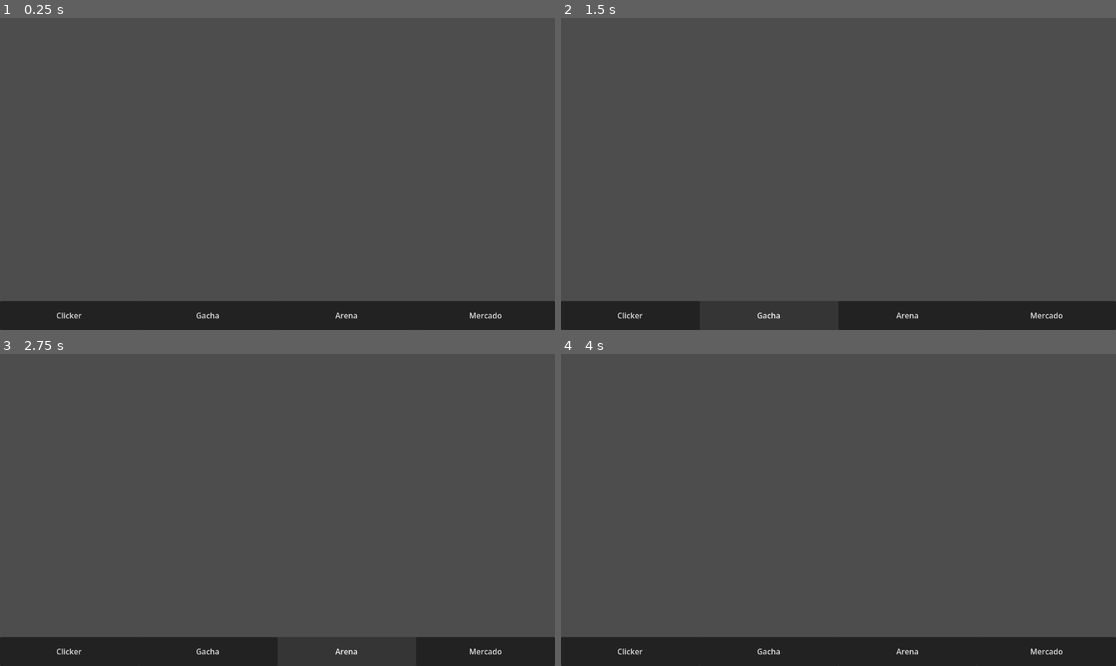
Above: before the commit, frames 1-4 (two rows, left to right).
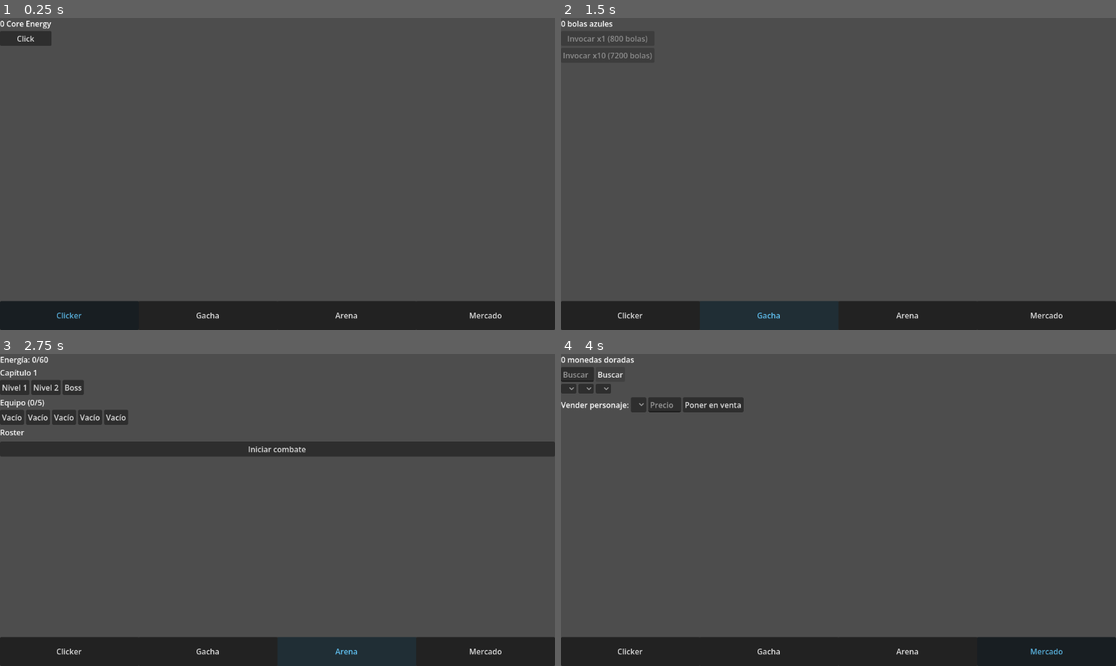
Above: after the commit, the same moments.

Repository: FormosoCrl/Juego-Clicker-Sin-Nombre-Por-Ahora
Game: Godot game, scene res://scenes/Main.tscn
Same seed, same stepped clock (60 frames per second), same inputs: the game is played once before the commit and once after it. The project has no main scene, so this scene is started directly.
Inputs (mouse positions are in pixels of both pictures, inside the frame that each line leads up to):
- Up to frame 1 (0.25 s): no input
- Up to frame 2 (1.5 s): click "Clicker" at 0.5 s; click "Gacha" at 1.25 s
- Up to frame 3 (2.75 s): click "Arena" at 2 s
- Up to frame 4 (4 s): click "Mercado" at 2.75 s; click (610, 375) at 3.5 s, where only the run after the commit has a clickable "Buscar"

The runs differ from the first frame. In frame 1, 0.6% of the frame differs, in the area x 0-15%, y 0-97%; in frame 2, 0.3%; in frame 3, 6.5%, in the area x 0-100%, y 0-97%; in frame 4, 1.7%.

Commit message:
feat(ui): add Arena, Market, Main and Login placeholder scenes

Diff:
--- a/juego-clicker/scenes/Login.tscn
+++ b/juego-clicker/scenes/Login.tscn
@@ -1,6 +1,6 @@
 [gd_scene format=3 uid="uid://c5yhq4qskc2ug"]
 
-[ext_resource type="Script" uid="uid://we8u08w6c0rw" path="res://scenes/login.gd" id="1_1hxp7"]
+[ext_resource type="Script" uid="uid://we8u08w6c0rw" path="res://scripts/login.gd" id="1_1hxp7"]
 
 [node name="Login" type="Control" unique_id=1483006711]
 layout_mode = 3
--- /dev/null
+++ b/juego-clicker/scenes/Main.gd
@@ -0,0 +1,115 @@
+extends Control
+
+const ClickerScene = preload("res://scenes/clicker/Clicker.tscn")
+const GachaScene = preload("res://scenes/gacha/Gacha.tscn")
+const MarketScene = preload("res://scenes/market/Market.tscn")
+const ArenaScene = preload("res://scenes/arena/Arena.tscn")
+
+# ─── NODOS ────────────────────────────────────────────────────────────────────
+
+@onready var clicker_view: Control = $ContentContainer/ClickerView
+@onready var gacha_view: Control = $ContentContainer/GachaView
+@onready var arena_view: Control = $ContentContainer/ArenaView
+@onready var market_view: Control = $ContentContainer/MarketView
+
+@onready var clicker_button: Button = $NavBar/HBoxContainer/ClickerButton
+@onready var gacha_button: Button = $NavBar/HBoxContainer/GachaButton
+@onready var arena_button: Button = $NavBar/HBoxContainer/ArenaButton
+@onready var market_button: Button = $NavBar/HBoxContainer/MarketButton
+
+# ─── ESTADO ───────────────────────────────────────────────────────────────────
+
+enum Tab { CLICKER, GACHA, ARENA, MARKET }
+var current_tab: Tab = Tab.CLICKER
+var _nav_locked: bool = false
+
+# Instancias de las subescenas
+var _clicker_instance = null
+var _gacha_instance = null
+var _arena_instance = null
+var _market_instance = null
+
+# ─── READY ────────────────────────────────────────────────────────────────────
+
+func _ready() -> void:
+	_connect_buttons()
+	_load_all_views()
+	_switch_to(Tab.CLICKER)
+
+func _connect_buttons() -> void:
+	clicker_button.pressed.connect(func(): _switch_to(Tab.CLICKER))
+	gacha_button.pressed.connect(func(): _switch_to(Tab.GACHA))
+	arena_button.pressed.connect(func(): _switch_to(Tab.ARENA))
+	market_button.pressed.connect(func(): _switch_to(Tab.MARKET))
+
+# ─── CARGA DE SUBESCENAS ──────────────────────────────────────────────────────
+
+func _load_all_views() -> void:
+	_clicker_instance = ClickerScene.instantiate()
+	clicker_view.add_child(_clicker_instance)
+	_fit_to_parent(_clicker_instance)
+
+	_gacha_instance = GachaScene.instantiate()
+	gacha_view.add_child(_gacha_instance)
+	_fit_to_parent(_gacha_instance)
+
+	_market_instance = MarketScene.instantiate()
+	market_view.add_child(_market_instance)
+	_fit_to_parent(_market_instance)
+
+	_arena_instance = ArenaScene.instantiate()
+	arena_view.add_child(_arena_instance)
+	_fit_to_parent(_arena_instance)
+
+func _fit_to_parent(node: Control) -> void:
+	node.set_anchors_and_offsets_preset(Control.PRESET_FULL_RECT)
+
+# ─── NAVEGACIÓN ───────────────────────────────────────────────────────────────
+
+func _switch_to(tab: Tab) -> void:
+	if _nav_locked and tab != current_tab:
+		return
+
+	current_tab = tab
+
+	clicker_view.visible = tab == Tab.CLICKER
+	gacha_view.visible = tab == Tab.GACHA
+	arena_view.visible = tab == Tab.ARENA
+	market_view.visible = tab == Tab.MARKET
+
+	_update_nav_buttons()
+
+func _update_nav_buttons() -> void:
+	clicker_button.disabled = false
+	gacha_button.disabled = false
+	arena_button.disabled = false
+	market_button.disabled = false
+
+	# Resaltar el botón activo
+	clicker_button.modulate = Color(1, 1, 1, 1)
+	gacha_button.modulate = Color(1, 1, 1, 1)
+	arena_button.modulate = Color(1, 1, 1, 1)
+	market_button.modulate = Color(1, 1, 1, 1)
+
+	match current_tab:
+		Tab.CLICKER: clicker_button.modulate = Color(0.4, 0.8, 1, 1)
+		Tab.GACHA:   gacha_button.modulate   = Color(0.4, 0.8, 1, 1)
+		Tab.ARENA:   arena_button.modulate   = Color(0.4, 0.8, 1, 1)
+		Tab.MARKET:  market_button.modulate  = Color(0.4, 0.8, 1, 1)
+
+	if _nav_locked:
+		clicker_button.disabled = current_tab != Tab.CLICKER
+		gacha_button.disabled   = current_tab != Tab.GACHA
+		arena_button.disabled   = current_tab != Tab.ARENA
+		market_button.disabled  = current_tab != Tab.MARKET
+
+# ─── BLOQUEO DE NAVEGACIÓN ────────────────────────────────────────────────────
+# Llamado desde combat.gd o Gacha.gd cuando empieza/termina algo crítico
+
+func lock_navigation() -> void:
+	_nav_locked = true
+	_update_nav_buttons()
+
+func unlock_navigation() -> void:
+	_nav_locked = false
+	_update_nav_buttons()
--- a/juego-clicker/scenes/Main.tscn
+++ b/juego-clicker/scenes/Main.tscn
@@ -1,66 +1,68 @@
-[gd_scene format=3 uid="uid://main_scene"]
+[gd_scene format=3 uid="uid://dkviadyxpwdyk"]
 
-[node name="Main" type="Control"]
+[ext_resource type="Script" uid="uid://bp6n6on1tree7" path="res://scenes/Main.gd" id="1_elqb8"]
+
+[node name="Main" type="Control" unique_id=1674883320]
 layout_mode = 3
 anchors_preset = 15
 anchor_right = 1.0
 anchor_bottom = 1.0
 grow_horizontal = 2
 grow_vertical = 2
+script = ExtResource("1_elqb8")
 
-[node name="ContentContainer" type="MarginContainer" parent="."]
+[node name="ContentContainer" type="MarginContainer" parent="." unique_id=1562092524]
 layout_mode = 1
 anchors_preset = 15
 anchor_right = 1.0
 anchor_bottom = 1.0
+offset_bottom = -60.0
 grow_horizontal = 2
 grow_vertical = 2
-offset_bottom = -60.0
 
-[node name="ClickerView" type="Control" parent="ContentContainer"]
+[node name="ClickerView" type="Control" parent="ContentContainer" unique_id=2034861455]
 layout_mode = 2
 
-[node name="GachaView" type="Control" parent="ContentContainer"]
+[node name="GachaView" type="Control" parent="ContentContainer" unique_id=462655957]
 layout_mode = 2
 
-[node name="ArenaView" type="Control" parent="ContentContainer"]
+[node name="ArenaView" type="Control" parent="ContentContainer" unique_id=757952197]
 layout_mode = 2
 
-[node name="MarketView" type="Control" parent="ContentContainer"]
+[node name="MarketView" type="Control" parent="ContentContainer" unique_id=1317640555]
 layout_mode = 2
 
-[node name="NavBar" type="PanelContainer" parent="."]
+[node name="NavBar" type="PanelContainer" parent="." unique_id=2032120539]
 layout_mode = 1
-anchor_left = 0.0
+anchors_preset = 12
 anchor_top = 1.0
 anchor_right = 1.0
 anchor_bottom = 1.0
 offset_top = -60.0
-offset_bottom = 0.0
 grow_horizontal = 2
 grow_vertical = 0
 
-[node name="HBoxContainer" type="HBoxContainer" parent="NavBar"]
+[node name="HBoxContainer" type="HBoxContainer" parent="NavBar" unique_id=415766392]
 layout_mode = 2
+theme_override_constants/separation = 0
 alignment = 1
-theme_override_constants/separation = 0
 
-[node name="ClickerButton" type="Button" parent="NavBar/HBoxContainer"]
+[node name="ClickerButton" type="Button" parent="NavBar/HBoxContainer" unique_id=93214208]
 layout_mode = 2
 size_flags_horizontal = 3
 text = "Clicker"
 
-[node name="GachaButton" type="Button" parent="NavBar/HBoxContainer"]
+[node name="GachaButton" type="Button" parent="NavBar/HBoxContainer" unique_id=439980762]
 layout_mode = 2
 size_flags_horizontal = 3
 text = "Gacha"
 
-[node name="ArenaButton" type="Button" parent="NavBar/HBoxContainer"]
+[node name="ArenaButton" type="Button" parent="NavBar/HBoxContainer" unique_id=871717634]
 layout_mode = 2
 size_flags_horizontal = 3
 text = "Arena"
 
-[node name="MarketButton" type="Button" parent="NavBar/HBoxContainer"]
+[node name="MarketButton" type="Button" parent="NavBar/HBoxContainer" unique_id=1301088120]
 layout_mode = 2
 size_flags_horizontal = 3
 text = "Mercado"
Not shown, added: juego-clicker/scenes/Main.gd.uid
Renamed: juego-clicker/scenes/login.gd -> juego-clicker/scripts/login.gd
Renamed: juego-clicker/scenes/login.gd.uid -> juego-clicker/scripts/login.gd.uid
